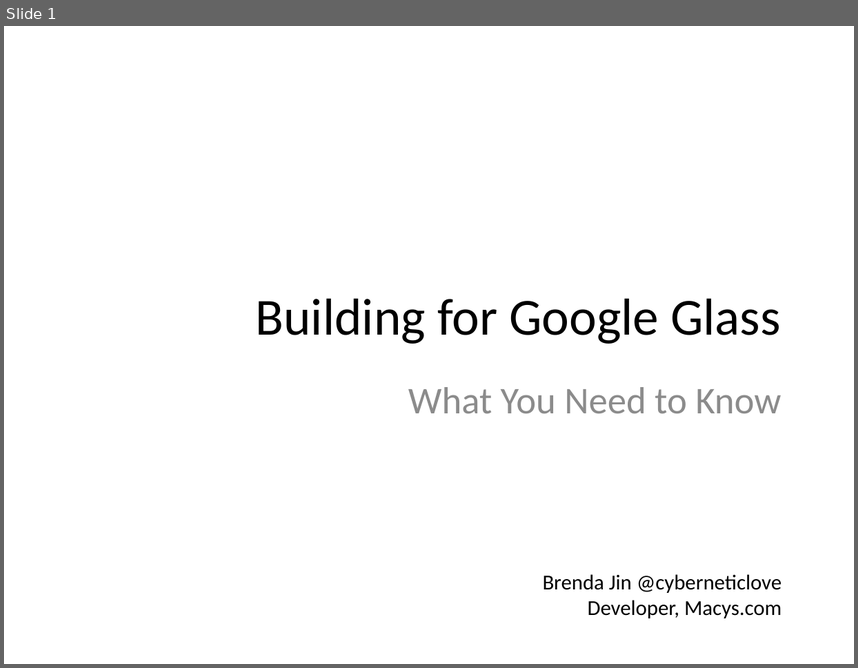
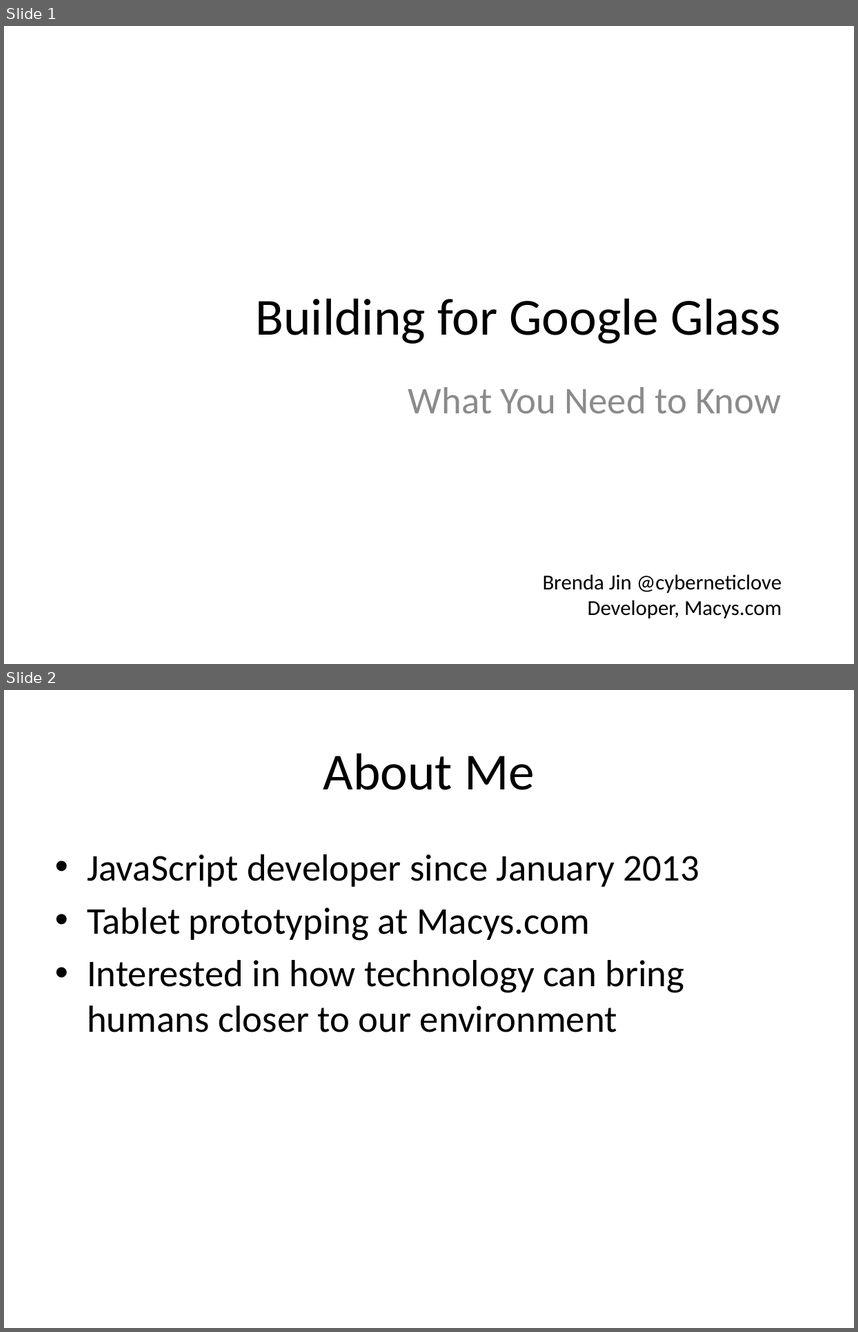
Before and after one commit to brendajin/presentations, a slide deck: Apigee_Glass.pptx. Shown one above the other, each under a label of ours: slide 1 before the commit, slides 1 and 2 after it. The pictures are 858x668 and 858x1332 pixels, drawn with LibreOffice and Linux fonts; fonts in the diff are those of the drawing. Boxes give left, top, right and bottom in pixels: in the first picture for what was removed or moved away, otherwise in the second. Text is boxed around its words. In the diff, an @@ line names an element or a change of style, - is before the commit and + after.

```diff
--- a/Apigee_Glass.pptx
+++ b/Apigee_Glass.pptx
@@ slide 2 added at box(4, 690, 854, 1328), background #FFFFFF @@
@@ title added at box(323, 753, 535, 790), 44 pt, text #000000 @@
+About Me
@@ text added at box(87, 854, 700, 1032), 32 pt, text #000000 @@
+• JavaScript developer since January 2013
+• Tablet prototyping at Macys.com
+• Interested in how technology can bring humans closer to our environment
```
Also in this commit, not shown: 6 other slides added.
